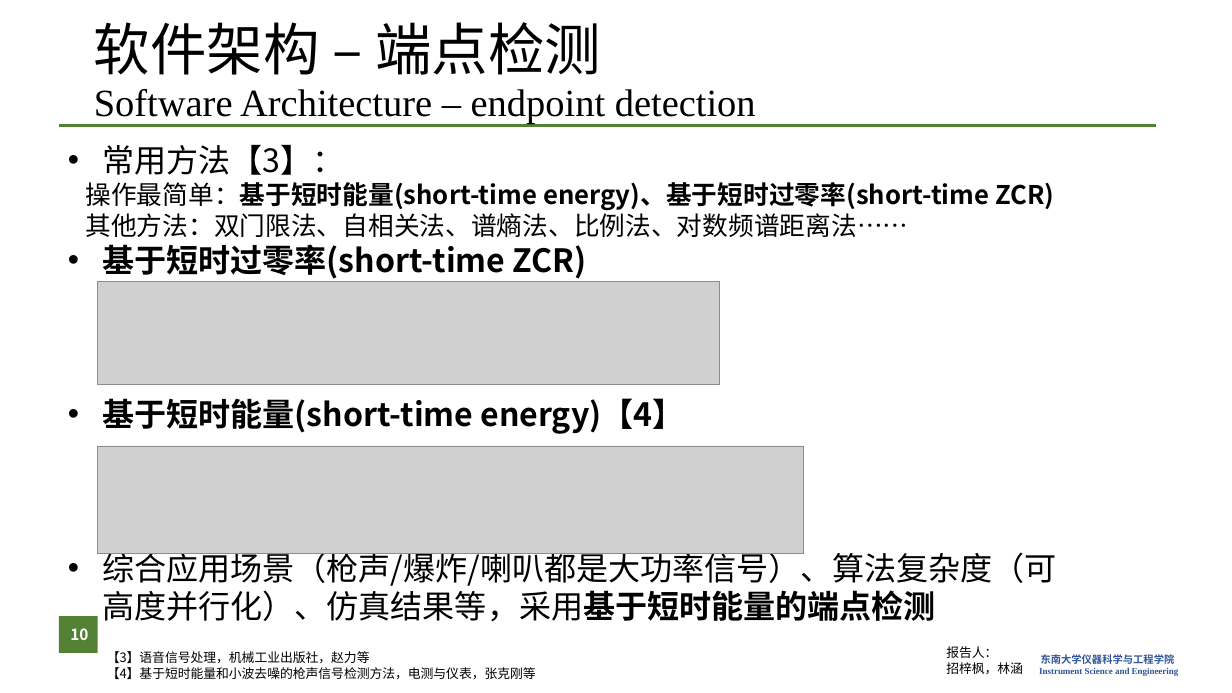
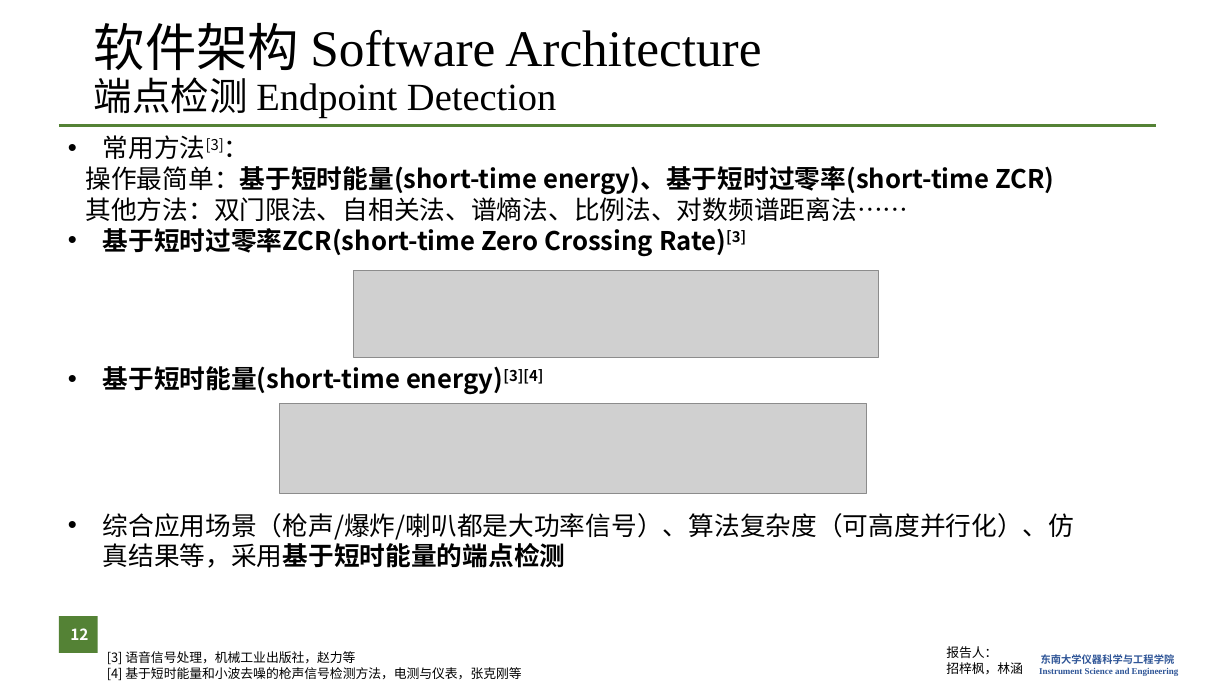
Before and after one commit to zzFon/Gun-Shot-Detection-and-Positioning_Matlab, a slide deck: slide 12 of Presentation.pptx (slide 10 before the commit). Drawn at 1232x693 pixels with LibreOffice and Linux fonts; fonts in the diff are those of the drawing; grey boxes stand for pictures; background and template pictures are left out. Boxes give left, top, right and bottom in pixels: in the first picture for what was removed or moved away, otherwise in the second. Text is boxed around its words. In the diff, an @@ line names an element or a change of style, - is before the commit and + after.

```diff
--- a/Presentation.pptx
+++ b/Presentation.pptx
@@ title at [94,23,761,119]: text changed; size 30 to 40 pt @@
-软件架构 – 端点检测
-Software Architecture – endpoint detection
+软件架构 Software Architecture
+端点检测 Endpoint Detection
@@ text "常用方法[3]：": place and size @@
-text "常用方法[3]：" at [85,145,1057,622]
+text "常用方法[3]：" at [85,135,1075,568]
@@ text at [103,135,224,159]: text changed; size 25 to 20 pt @@
-• 常用方法【3】：
+• 常用方法[3]：
@@ text at [103,228,746,395]: text changed; size 25 to 20 pt @@
-• 基于短时过零率(short-time ZCR)
-• 基于短时能量(short-time energy)【4】
+• 基于短时过零率ZCR(short-time Zero Crossing Rate)[3]
+• 基于短时能量(short-time energy)[3][4]
@@ picture: place and size @@
-picture at [98,281,719,384]
+picture at [354,271,878,358]
@@ picture: place and size @@
-picture at [98,446,804,555]
+picture at [279,404,867,494]
@@ text at [103,513,1075,568]: size 25 to 20 pt in "综合应用场景（枪声/爆炸/喇叭都是大功率信号）、算法复杂度（可高度并行化）、仿真结果等，采用基于短时能量的端点检测" @@
@@ page number at [70,628,88,640]: text changed @@
-10
+12
@@ text at [107,651,521,681]: text changed @@
-【3】语音信号处理，机械工业出版社，赵力等
-【4】基于短时能量和小波去噪的枪声信号检测方法，电测与仪表，张克刚等
+[3] 语音信号处理，机械工业出版社，赵力等
+[4] 基于短时能量和小波去噪的枪声信号检测方法，电测与仪表，张克刚等
```
Also in this commit, not shown: 23 other slides changed, 8 slides added, 54 other files.
